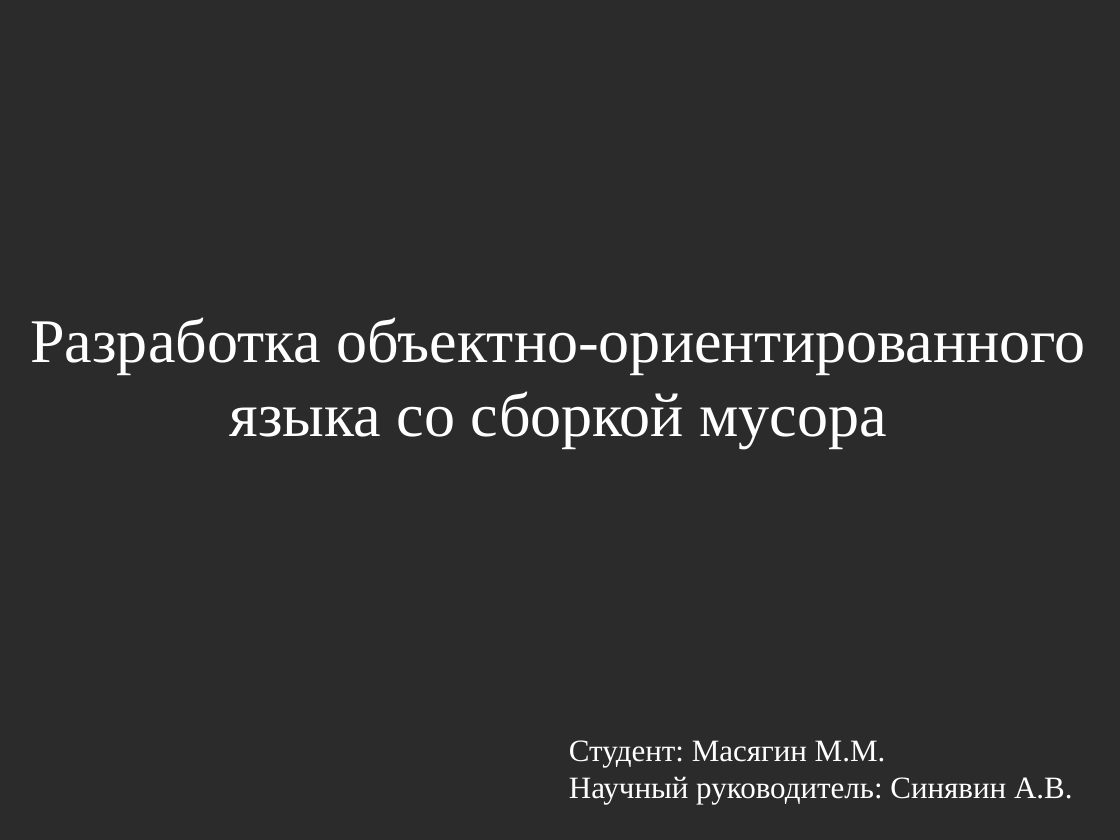
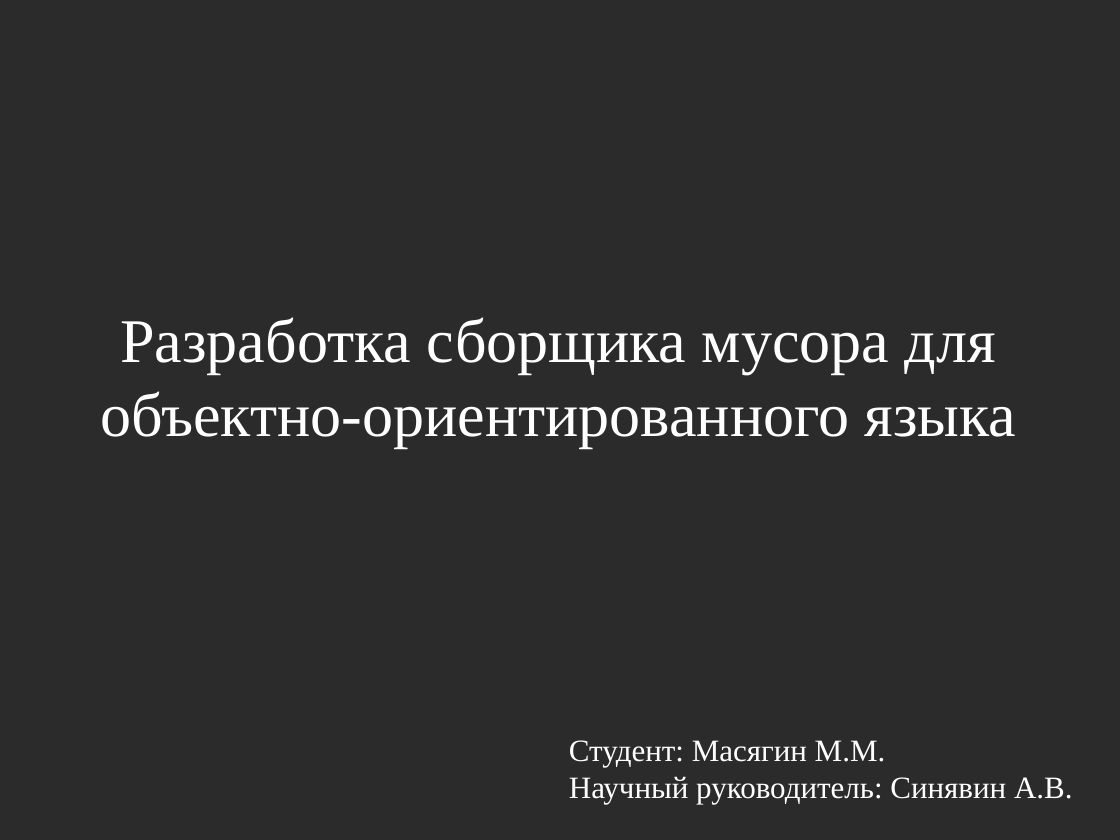
Before and after one commit to masyagin1998/GCI, a slide deck: slide 1 of docs/presentation.odp. Drawn at 1120x840 pixels with LibreOffice and Linux fonts; fonts in the diff are those of the drawing; background and template pictures are left out; a plain dark background stands for a picture behind light text. Boxes give left, top, right and bottom in pixels: in the first picture for what was removed or moved away, otherwise in the second. Text is boxed around its words. In the diff, an @@ line names an element or a change of style, - is before the commit and + after.

```diff
--- a/docs/presentation.odp
+++ b/docs/presentation.odp
@@ title at bbox=[100, 317, 1017, 449]: text changed @@
-Разработка объектно-ориентированного языка со сборкой мусора
+Разработка сборщика мусора для объектно-ориентированного языка
```
Also in this commit, not shown: 1 slide added, 1 slide removed, 16 other files.
